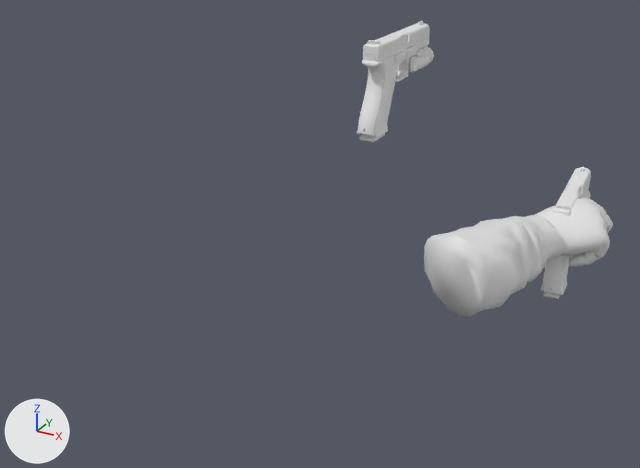
Before and after pictures for a commit that changed the glTF model tools/fp-arm-gun-blender.glb.
The view is the same before and after, from a 50 mm lens placed at (0.552, -0.745, 0.259), pointed at (-0.059, 0.365, -0.295). The axes (+X, +Y, +Z) are drawn at lower left. The lights are the same throughout. The first picture is the older version. Materials are left out; every surface is plain grey. Where no turn or scale is listed for an object, it has been applied to the vertices.

Script lines for the objects in view, before the commit:
```python
ob_body_low_olight_pl2_valkyrie_0 = bpy.data.objects.new('body_low_olight_pl2_valkyrie_0', me_mesh_4)
ob_body_low_olight_pl2_valkyrie_0.location = (0.267, 0.649, -0.279)
ob_g17_gen5_g17_gen5_frame_0 = bpy.data.objects.new('g17_gen5_g17_gen5_frame_0', me_mesh_2)
ob_g17_gen5_g17_gen5_frame_0.location = (0.273, 0.572, -0.304)
ob_g17_gen5_g17_gen5_frame_0_001 = bpy.data.objects.new('g17_gen5_g17_gen5_frame_0.001', me_mesh_7)
ob_g17_gen5_g17_gen5_frame_0_001.location = (0.0, 0.499, -0.079)
ob_g17_gen5_g17_gen5_slide_0 = bpy.data.objects.new('g17_gen5_g17_gen5_slide_0', me_mesh_3)
ob_g17_gen5_g17_gen5_slide_0.location = (0.273, 0.58, -0.244)
ob_mag_full_g17_gen5_mag_fde_0 = bpy.data.objects.new('mag_full_g17_gen5_mag_fde_0', me_mesh_1)
ob_mag_full_g17_gen5_mag_fde_0.location = (0.277, 0.532, -0.303)
ob_mesh_0 = bpy.data.objects.new('Mesh_0', me_mesh_0)
ob_mesh_0.location = (0.056, 0.279, -0.409)
# also in view: 'g17_gen5_g17_gen5_slide_0.001' at (0.0, 0.508, -0.02)
```
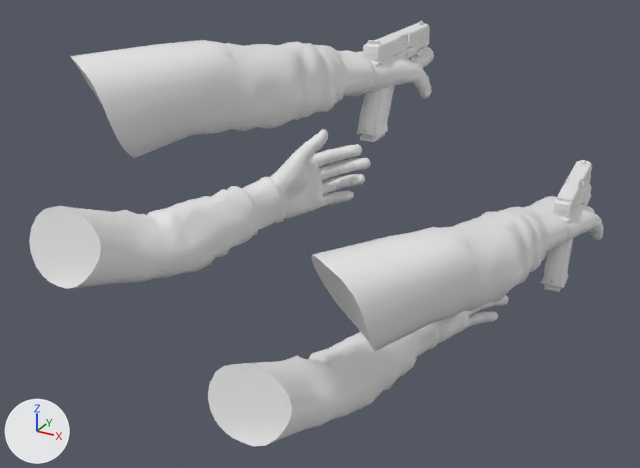
Boxes [x1, y1, x2, y2] around the edits, measured in the pictures (640 x 468 px):
'Object_6.001', added
    after: [29, 40, 431, 289]
'Object_6', added
    after: [208, 196, 603, 447]
'Mesh_0', deleted
    before: [424, 198, 613, 318]
'g17_gen5_g17_gen5_frame_0', moved
    before: [540, 183, 590, 295]
    after: [541, 178, 590, 288]
'g17_gen5_g17_gen5_slide_0', moved
    before: [552, 167, 591, 216]
    after: [552, 160, 592, 218]
'mag_full_g17_gen5_mag_fde_0', moved (mostly hidden)
    before: [543, 288, 561, 299]
    after: [544, 281, 561, 292]
'body_low_olight_pl2_valkyrie_0', moved (mostly hidden)
    before: [585, 190, 590, 199]
    after: [581, 184, 591, 206]

The change, as a diff of the scene's bpy script:
```diff
--- a/tools/fp-arm-gun-blender.glb.py
+++ b/tools/fp-arm-gun-blender.glb.py
@@ me_mesh_11 @@
+me_mesh_11.from_pydata(...)  # 3624 vertices, 7240 faces; spans x -0.232..0.292, y -0.204..0.424, z -0.229..0.214
@@ me_mesh_10_1 @@
+me_mesh_10_1.from_pydata(...)  # 3624 vertices, 7240 faces; spans x -0.227..0.269, y -0.201..0.434, z -0.227..0.213
@@ ob_mesh_0 @@
-ob_mesh_0 = bpy.data.objects.new('Mesh_0', me_mesh_0)
-ob_mesh_0.location = (0.056, 0.279, -0.409)
@@ ob_mag_full_g17_gen5_mag_fde_0 @@
 ob_mag_full_g17_gen5_mag_fde_0 = bpy.data.objects.new('mag_full_g17_gen5_mag_fde_0', me_mesh_1)
-ob_mag_full_g17_gen5_mag_fde_0.location = (0.277, 0.532, -0.303)
+ob_mag_full_g17_gen5_mag_fde_0.location = (0.277, 0.532, -0.291)
@@ ob_g17_gen5_g17_gen5_frame_0 @@
 ob_g17_gen5_g17_gen5_frame_0 = bpy.data.objects.new('g17_gen5_g17_gen5_frame_0', me_mesh_2)
-ob_g17_gen5_g17_gen5_frame_0.location = (0.273, 0.572, -0.304)
+ob_g17_gen5_g17_gen5_frame_0.location = (0.273, 0.572, -0.292)
@@ ob_g17_gen5_g17_gen5_slide_0 @@
 ob_g17_gen5_g17_gen5_slide_0 = bpy.data.objects.new('g17_gen5_g17_gen5_slide_0', me_mesh_3)
-ob_g17_gen5_g17_gen5_slide_0.location = (0.273, 0.58, -0.244)
+ob_g17_gen5_g17_gen5_slide_0.location = (0.273, 0.58, -0.232)
@@ ob_body_low_olight_pl2_valkyrie_0 @@
 ob_body_low_olight_pl2_valkyrie_0 = bpy.data.objects.new('body_low_olight_pl2_valkyrie_0', me_mesh_4)
-ob_body_low_olight_pl2_valkyrie_0.location = (0.267, 0.649, -0.279)
+ob_body_low_olight_pl2_valkyrie_0.location = (0.267, 0.649, -0.267)
@@ ob_object_6_001 @@
+ob_object_6_001 = bpy.data.objects.new('Object_6.001', me_mesh_11)
+ob_object_6_001.location = (-0.239, 0.221, -0.179)
@@ ob_object_6 @@
+ob_object_6 = bpy.data.objects.new('Object_6', me_mesh_10_1)
+ob_object_6.location = (0.056, 0.279, -0.397)
```
